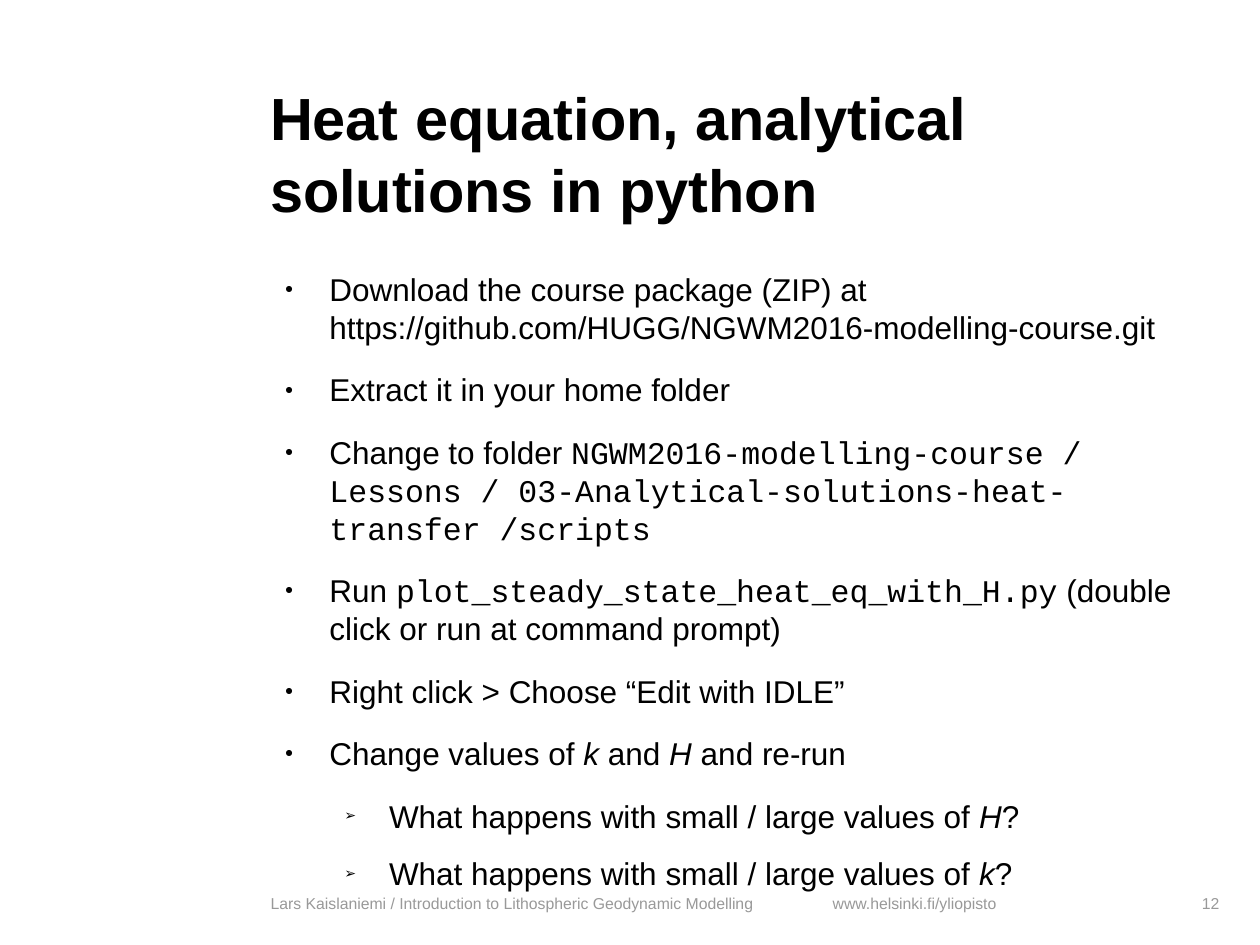
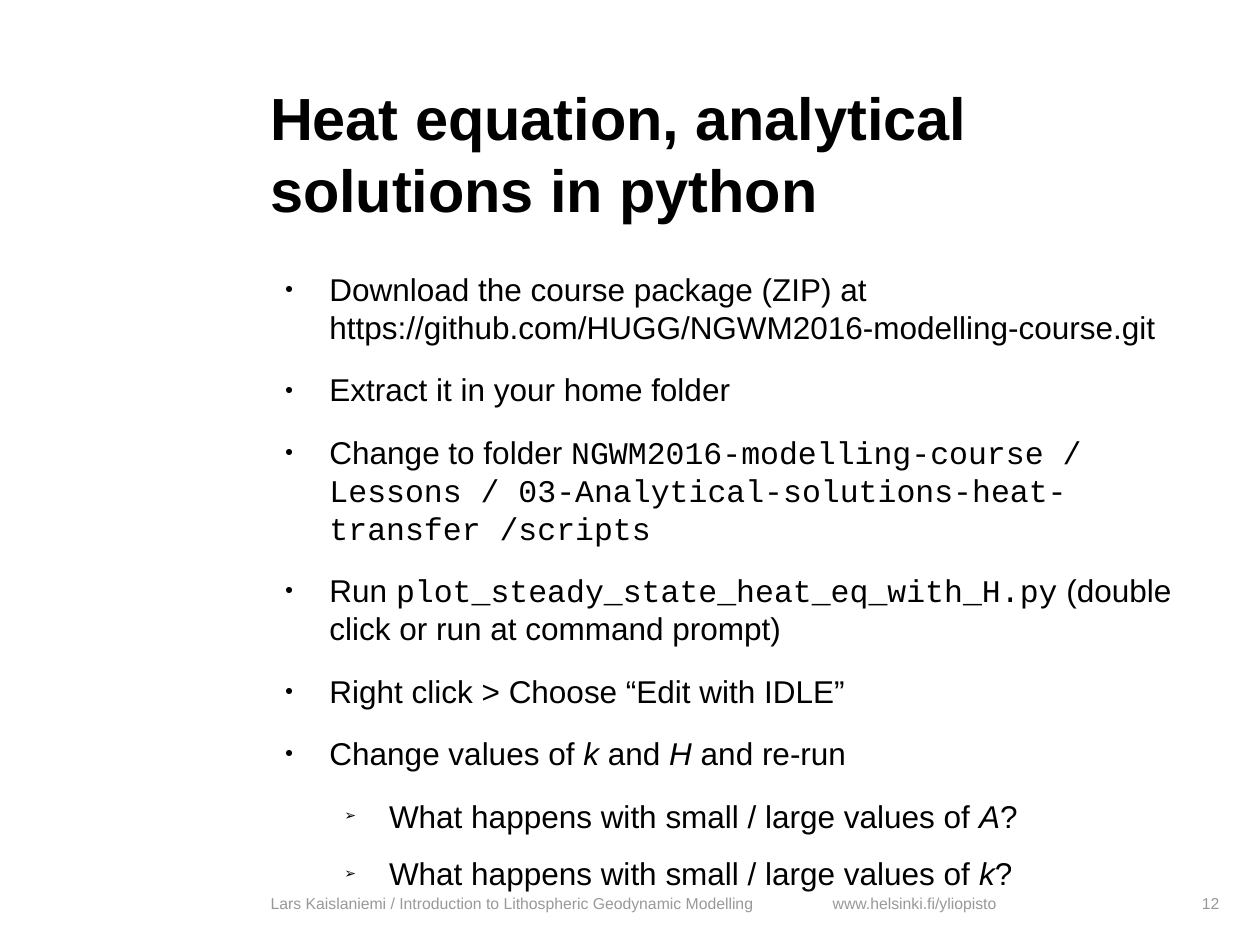
Before and after one commit to HUGG/NGWM2016-modelling-course, a slide deck: slide 12 of Lessons/03-Analytical-solutions-heat-transfer/heat_transfer_analytical.odp. Drawn at 1260x945 pixels with LibreOffice and Linux fonts; fonts in the diff are those of the drawing; background and template pictures are left out. Boxes give left, top, right and bottom in pixels: in the first picture for what was removed or moved away, otherwise in the second. Text is boxed around its words. In the diff, an @@ line names an element or a change of style, - is before the commit and + after.

```diff
--- a/Lessons/03-Analytical-solutions-heat-transfer/heat_transfer_analytical.odp
+++ b/Lessons/03-Analytical-solutions-heat-transfer/heat_transfer_analytical.odp
@@ text at (389, 805, 1018, 834): text changed @@
-  ➢ What happens with small / large values of H?
+  ➢ What happens with small / large values of A?
```
Also in this commit, not shown: 13 other slides changed, 8 slides added, 3 other files.
